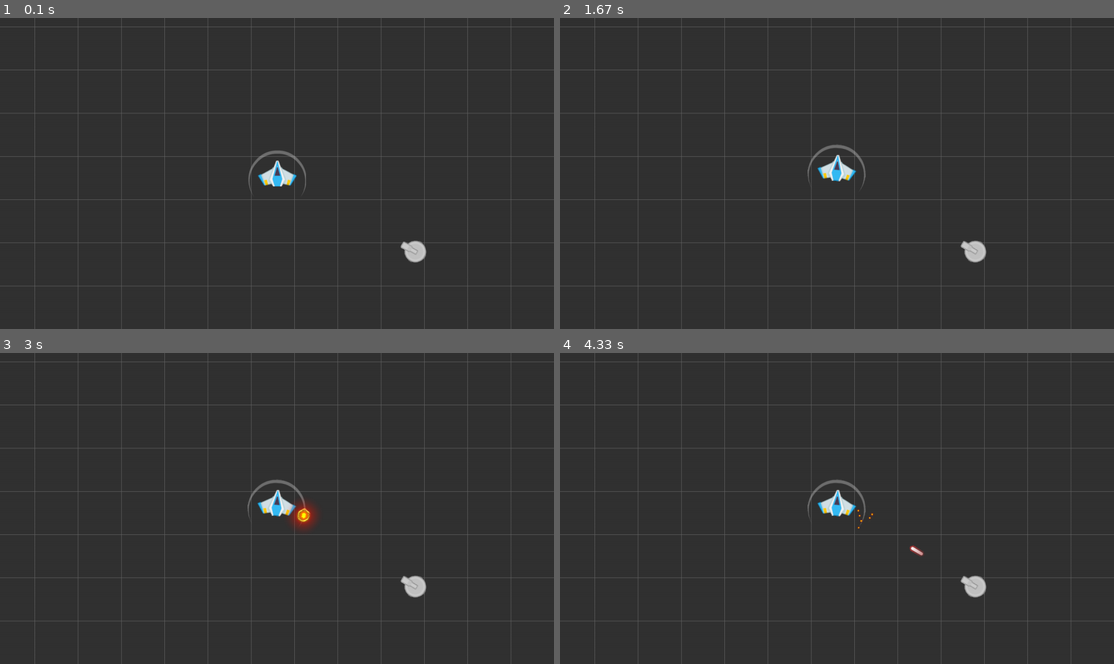
Above: before the commit, frames 1-4 (two rows, left to right).
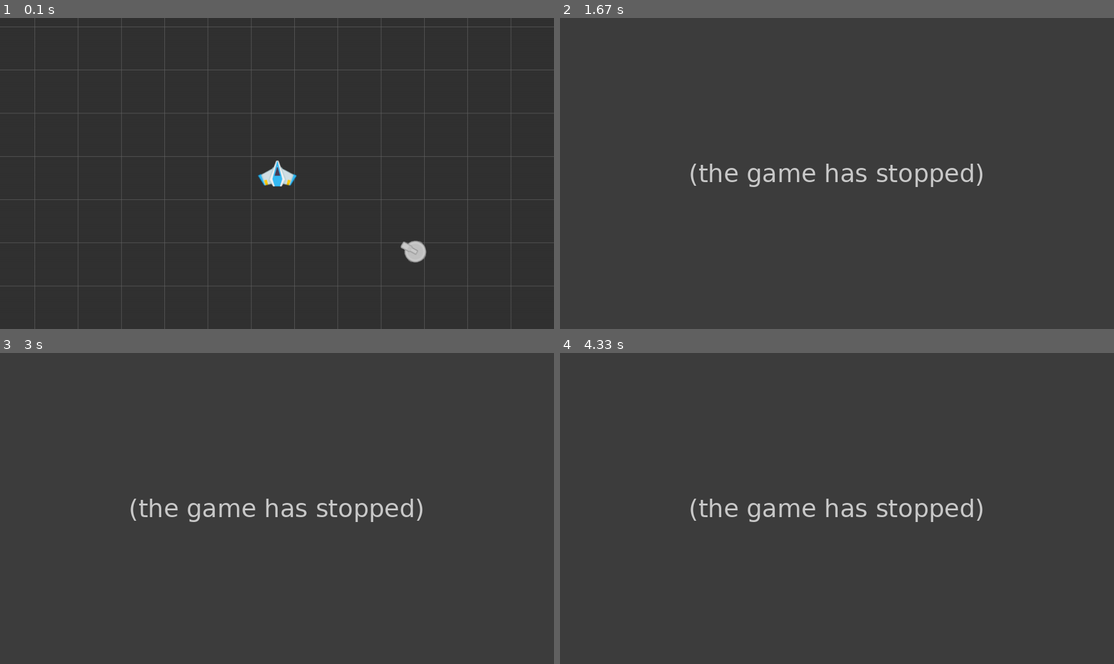
Above: after the commit, the same moments.

Repository: genericprogrammerdude/pygamengn
Game: pygame game, started from main.py
The game is run twice, just before and just after one commit, with the same random seed, the same clock (stepped at 60 frames per second) and the same inputs.
Inputs:
- Up to frame 1 (0.1 s): no input
- Up to frame 2 (1.67 s): tap E at 0.33 s; tap F at 0.67 s
- Up to frame 3 (3 s): no input
- Up to frame 4 (4.33 s): no input

The runs differ from the first frame. In frame 1, 0.1% of the frame differs, in the area x 44-56%, y 42-57%; in frame 2, 1.7%; in frame 3, 1.9%, in the area x 6-93%, y 2-87%; in frame 4, 1.7%.
Error after the commit: AttributeError: 'Group' object has no attribute 'move_to_front' (ship.py line 38); the game stopped at 1.63 s (later frames are placeholders)

Commit message:
Moved collision handling to Projectile, away from CameraAwareGroup.

Diff:
--- a/GameEngine/camera_aware_group.py
+++ b/GameEngine/camera_aware_group.py
@@ -19,7 +19,6 @@
     def update(self, *args):
         """Updates itself and its sprites."""
         super().update(*args)
-        self.handle_collisions()
 
         if self.target:
             # Keep the view_rect centered with the target's rect center
@@ -46,34 +45,6 @@
             else:
                 surface.blit(sprite.image, transformed_rect)
 
-    def handle_collisions(self):
-        """Checks for collisions."""
-        if self.target:
-            collisions = pygame.sprite.spritecollide(self.target, self, False, self.sprites_collided)
-            for sprite in collisions:
-                collision = pygame.sprite.collide_mask(self.target, sprite)
-                if collision:
-                    self.target.collide(pygame.Vector2(self.target.rect.topleft) + collision)
-                    sprite.kill()
-            for attachment in self.target.attachments:
-                gob = attachment.game_object
-                collisions = pygame.sprite.spritecollide(gob, self, False, self.sprites_collided)
-                for sprite in collisions:
-                    collision = pygame.sprite.collide_mask(gob, sprite)
-                    if collision:
-                        self.target.collide(pygame.Vector2(gob.rect.topleft) + collision)
-                        sprite.kill()
-
-    def sprites_collided(self, a, b):
-        """Checks whether sprites a and b collide."""
-        if a == b:
-            return False
-        if not (a.is_collidable and b.is_collidable):
-            return False
-        if (a.parent and a.parent == b) or (b.parent and b.parent == a):
-            return False
-        return pygame.sprite.collide_rect(a, b)
-
     def __draw_grid(self, surface):
         """Draws a grid as a background."""
         low_x = int(math.floor(self.cam.x / self.grid_interval)) * 100
--- a/GameEngine/projectile.py
+++ b/GameEngine/projectile.py
@@ -1,8 +1,39 @@
+import pygame
+
 from ship import Ship
 
 
 class Projectile(Ship):
 
+    def __init__(self, image, explosion_atlas=None, velocity_decay_factor=1.0, enemies=None):
+        super().__init__(image, explosion_atlas, velocity_decay_factor)
+        self.enemies = enemies
+
     def kill_when_off_screen(self):
         """This can be used by the Sprite Group to know if the object should be killed when it goes off screen."""
         return True
+
+    def update(self, delta):
+        super().update(delta)
+        self.handle_collisions()
+
+    def handle_collisions(self):
+        """Checks for collisions."""
+        if self.enemies:
+            collisions = pygame.sprite.spritecollide(self, self.enemies, False, self.sprites_collided)
+            for sprite in collisions:
+                collision = pygame.sprite.collide_mask(sprite, self)
+                if collision:
+                    collision_handler = sprite.parent if sprite.parent else sprite
+                    collision_handler.collide(pygame.Vector2(sprite.rect.topleft) + collision)
+                    self.kill()
+
+    def sprites_collided(self, a, b):
+        """Checks whether sprites a and b collide."""
+        if a == b:
+            return False
+        if not (a.is_collidable and b.is_collidable):
+            return False
+        if (a.parent and a.parent == b) or (b.parent and b.parent == a):
+            return False
+        return pygame.sprite.collide_rect(a, b)
--- a/GameEngine/turret.py
+++ b/GameEngine/turret.py
@@ -7,12 +7,13 @@
 class Turret(GameObject):
     """Turret that will fire at the given target."""
 
-    def __init__(self, turret_image, projectile_image):
+    def __init__(self, turret_image, projectile_image, enemies):
         super().__init__(turret_image)
         self.projectile_image = projectile_image
         self.target = None
         self.fire_freq = 1000
         self.time_since_last_fire = 0
+        self.enemies = enemies
 
     def set_target(self, target):
         """Sets the target to attack."""
@@ -31,7 +32,7 @@
 
     def fire(self):
         """Fires a Projectile at the target."""
-        projectile = Projectile(self.projectile_image)
+        projectile = Projectile(self.projectile_image, enemies=self.enemies)
         projectile.set_pos(self.pos)
         projectile.set_heading(self.heading)
         projectile.transform()
--- a/main.py
+++ b/main.py
@@ -30,8 +30,10 @@
     linear_velocity = 200.0
     angular_velocity = 1.5
 
+    collision_group = pygame.sprite.Group()
+
     # Create a turret
-    turret = Turret(turret_image, projectile_image)
+    turret = Turret(turret_image, projectile_image, collision_group)
     turret.set_scale(1.25)
     turret.set_pos(pygame.Vector2(screen_rect.width * 0.75, screen_rect.height * 0.75))
     turret.set_target(player)
@@ -41,10 +43,14 @@
     game_objects.add(turret)
     game_objects.move_to_back(turret)
 
+    # Add player to collision group
+    collision_group.add(player)
+
     # Attach shield to player
     shield = GameObject(shield_image)
     shield.transform()
     player.attach(shield, (0, 0))
+    collision_group.add(shield)
 
     # Attach gun to turret
     turret_gun = GameObject(turret_gun_image)
